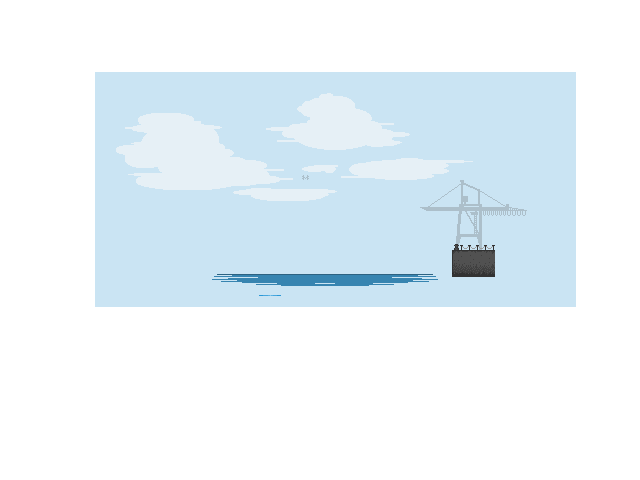
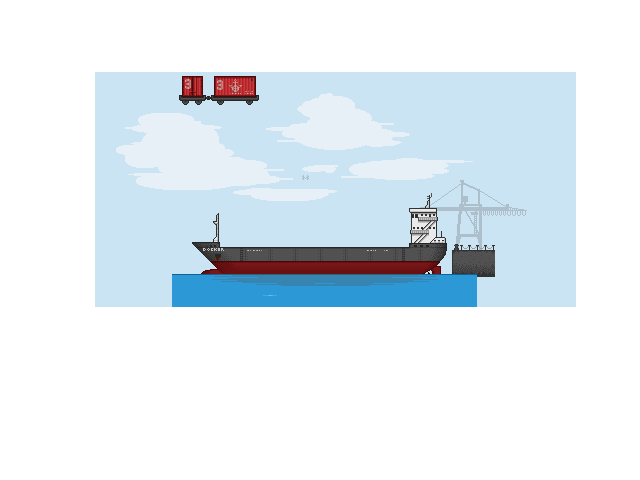
Layers edited between the first and the second 640x480 image:
added layer "Ebene 1" in group "water movement" over [179, 76, 259, 105]
showed "wasserpegel" over [172, 274, 477, 307]
showed "shiff bsp" over [192, 193, 447, 286]
